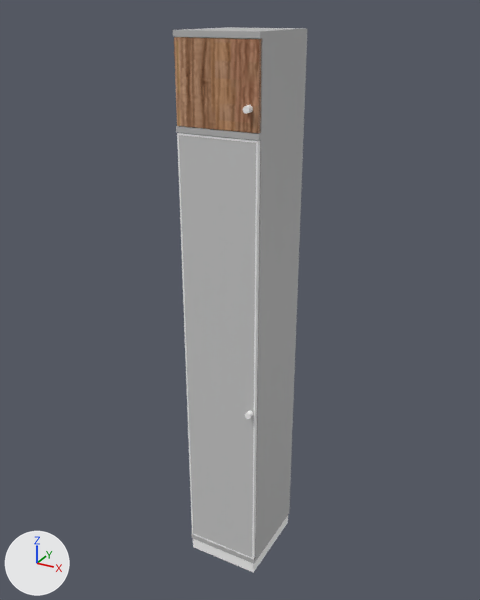
One commit to the FBX model Assets/Meshes/Baseline/baseline_6OH_+1OH_45x80_alu+satinato_display_case_fin.fbx: the scene before it, then after it.
Camera for both pictures: a 50 mm lens placed at (1.71, -2.45, 2.82), pointed at (0.24, 0.23, 1.48). The axes (+X, +Y, +Z) are drawn at lower left. The lights are the same throughout. Where no turn or scale is listed for an object, it has been applied to the vertices.

The first picture shows 'body_mesh', 'front_dol_mesh', 'front_gora_mesh', 'podstawa_mesh', 'szyba_mesh'.
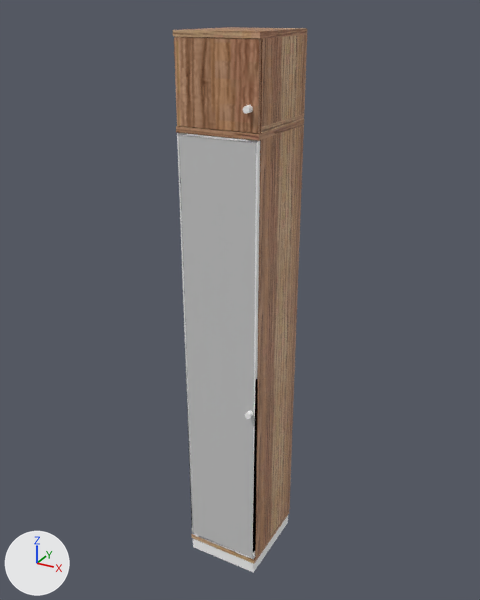
Commit message: poprawione obiekty w baseline scenia 2

Diff of the bpy script that builds the scene:
```diff
--- a/Assets/Meshes/Baseline/baseline_6OH_+1OH_45x80_alu+satinato_display_case_fin.fbx.py
+++ b/Assets/Meshes/Baseline/baseline_6OH_+1OH_45x80_alu+satinato_display_case_fin.fbx.py
@@ me_mesh_005 @@
 me_mesh_005.from_pydata(...)  # 8 vertices, 12 faces; spans x 0.0..1.0, y 0.0..1.0, z 0.0..1.0
 # used by ob_szyba_mesh; location = (0.07, -0.019, 0.1); rotation_euler = (1.571, 0.0, 0.0), in degrees (90, 0, 0); scale = (0.388, 2.23, 0.004)
-me_mesh_005.materials.append(mat_col5)  # light grey #cfcfcf
+# me_mesh_005 part 2: texture (UV) coordinates of 12 of 12 faces, centred in x 0.0..1.0, y 0.0..1.0, z 0.0..1.0, changed; they spanned u 0.0..0.0, v 0.0..0.0 and now span u 0.45..0.5, v 0.48..0.52
+me_mesh_005.materials.append(mat_phong3)
@@ me_mesh @@
 me_mesh.from_pydata(...)  # 8 vertices, 12 faces; spans x 0.0..1.0, y 0.0..1.0, z 0.0..1.0
 # used by ob_front_gora_mesh; location = (0.068, -0.004, 2.358); rotation_euler = (1.571, 0.0, 0.0), in degrees (90, 0, 0); scale = (0.392, 0.353, 0.019)
-me_mesh.materials.append(mat_phong3)
+# me_mesh part 3: texture (UV) coordinates of 12 of 12 faces, centred in x 0.0..1.0, y 0.0..1.0, z 0.0..1.0, changed; they spanned u 0.45..0.5, v 0.48..0.52 and now span u 0.0..0.0, v 0.0..0.0
+me_mesh.materials.append(mat_col5)  # light grey #cfcfcf
@@ me_mesh_001 @@
 me_mesh_001.from_pydata(...)  # 80 vertices, 160 faces; spans x 0.07..0.46, y -0.02..0.0, z 0.1..2.33
 # used by ob_front_dol_mesh; location = (0.0, 0.0, 0.0)
+# me_mesh_001 part 1: edges marked sharp go from 240 to 94
 me_mesh_001.materials.append(mat_okc82fd0f5c7)
@@ me_mesh_004 @@
 me_mesh_004.from_pydata(...)  # 108 vertices, 180 faces; spans x 0.06..0.46, y -0.02..0.43, z 0.07..2.74
-me_mesh_004.materials.append(mat_phong2)  # grey #bcbcbc
+me_mesh_004.materials.append(mat_phong3)
@@ ob_szyba_mesh @@
-ob_szyba_mesh = bpy.data.objects.new('szyba_mesh', me_mesh_005)
+ob_szyba_mesh = bpy.data.objects.new('szyba_mesh', me_mesh)
 ob_szyba_mesh.location = (0.07, -0.019, 0.1)
@@ ob_front_gora_mesh @@
-ob_front_gora_mesh = bpy.data.objects.new('front_gora_mesh', me_mesh)
+ob_front_gora_mesh = bpy.data.objects.new('front_gora_mesh', me_mesh_005)
 ob_front_gora_mesh.location = (0.068, -0.004, 2.358)
```

Pixel boxes [x1, y1, x2, y2] of what changed, in the pictures (480 x 600 px):
'body_mesh', recoloured: [172, 27, 308, 564] in both
part 1 of me_mesh_001, shading changed: [177, 133, 260, 560] in both
part 2 of me_mesh_005, surface changed: before [179, 135, 256, 557]; after [174, 37, 261, 133]
part 3 of me_mesh, surface changed: before [174, 37, 261, 133]; after [179, 135, 256, 557]
